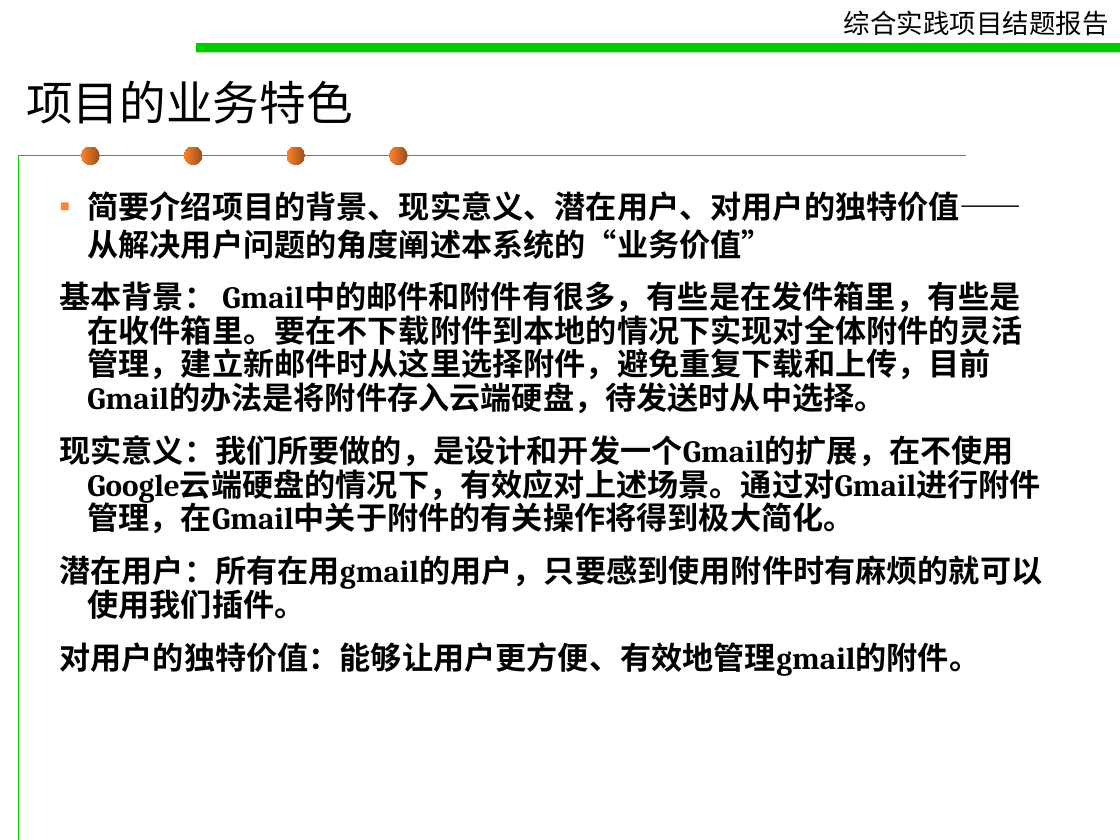
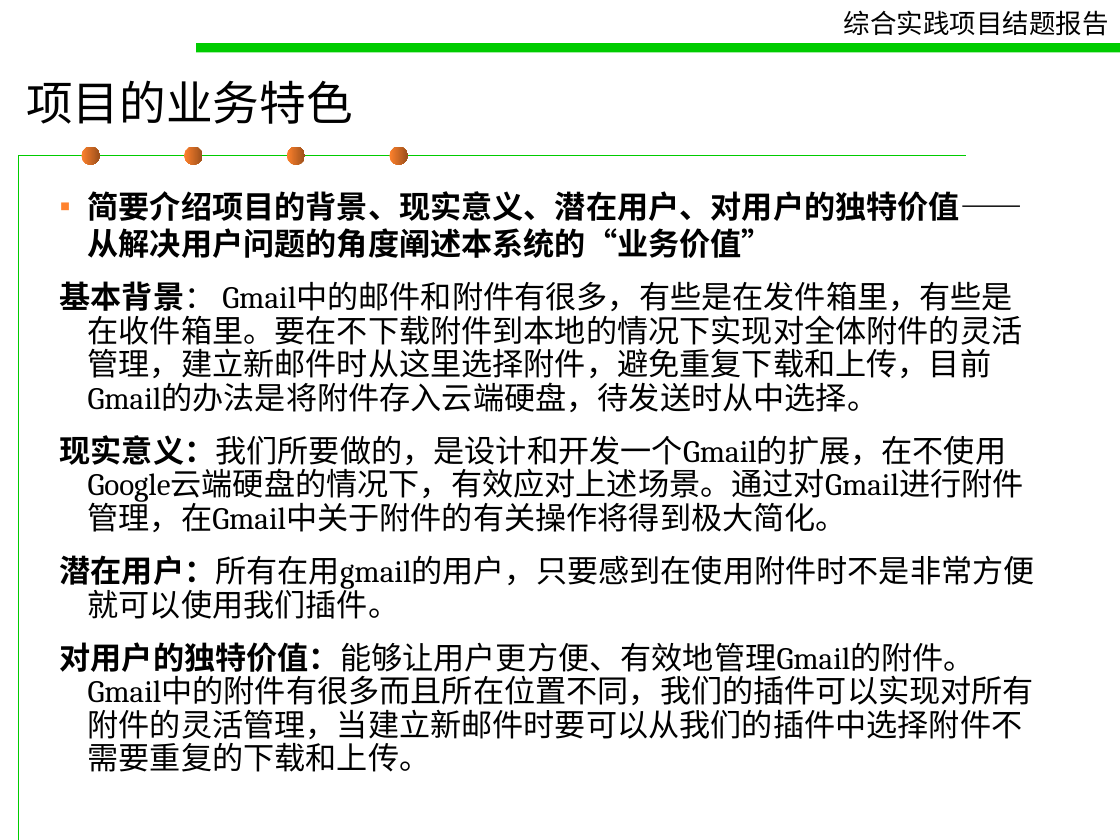
Before and after one commit to pokerG/Gmail-attachment-extension, a slide deck: slide 13 of doc/concludingreport.ppt (slide 12 before the commit). Drawn at 1120x840 pixels with LibreOffice and Linux fonts; fonts in the diff are those of the drawing. Boxes give left, top, right and bottom in pixels: in the first picture for what was removed or moved away, otherwise in the second. Text is boxed around its words. In the diff, an @@ line names an element or a change of style, - is before the commit and + after.

Commit message:
change

```diff
--- a/doc/concludingreport.ppt
+++ b/doc/concludingreport.ppt
@@ fill gradient #9B4F1B to #FF822D to gradient #FF822D to #9B4F1B in 4 elements at [82,147,100,165], [184,147,202,165], [287,147,305,165], [390,147,408,165] @@
@@ text at [60,281,1024,532]: bold off in "基本背景： Gmail中的邮件和附件有很多，有些是在发件箱里，有些是在收件箱里。要在不下载附件到本地的情况下实现对全体附 ...", "现实意义：我们所要做的，是设计和开发一个Gmail的扩展，在不使用Google云端硬盘的情况下，有效应对上述场景。通过对 ..." @@
@@ text at [60,555,1035,772]: text changed; bold off @@
-潜在用户：所有在用gmail的用户，只要感到使用附件时有麻烦的就可以使用我们插件。
-对用户的独特价值：能够让用户更方便、有效地管理gmail的附件。
+潜在用户：所有在用gmail的用户，只要感到在使用附件时不是非常方便就可以使用我们插件。
+对用户的独特价值：能够让用户更方便、有效地管理Gmail的附件。Gmail中的附件有很多而且所在位置不同，我们的插件可以实现对所有附件的灵活管理，当建立新邮件时要可以从我们的插件中选择附件不需要重复的下载和上传。
```
Also in this commit, not shown: 25 other slides changed, 3 slides added.
